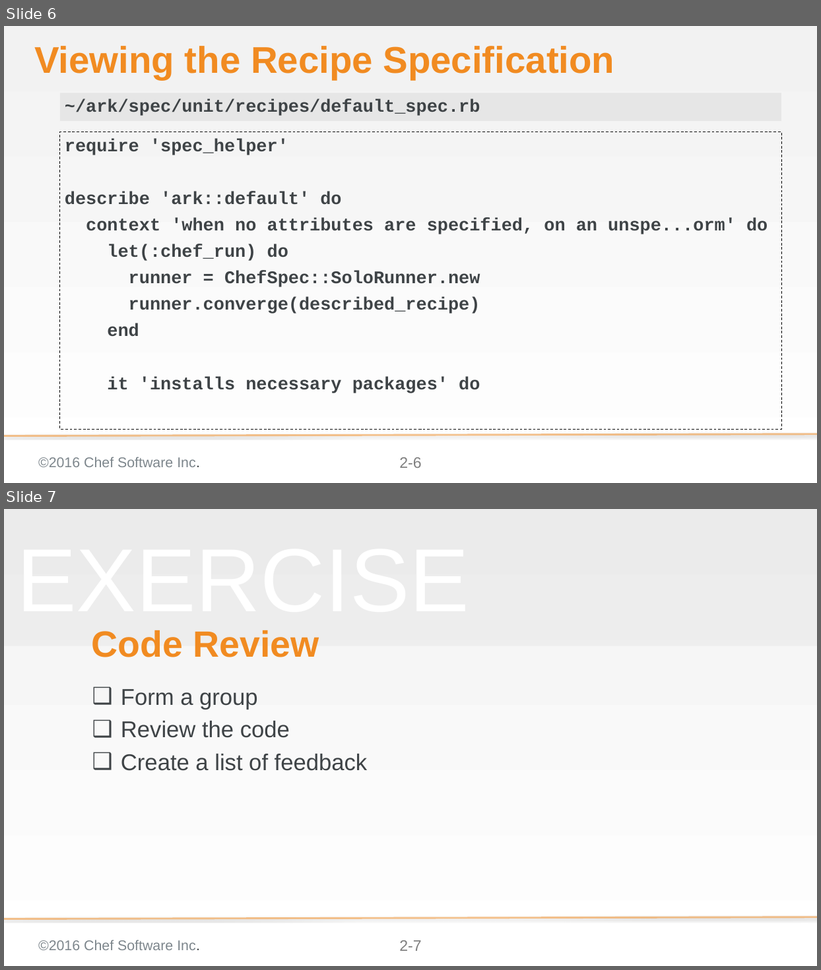
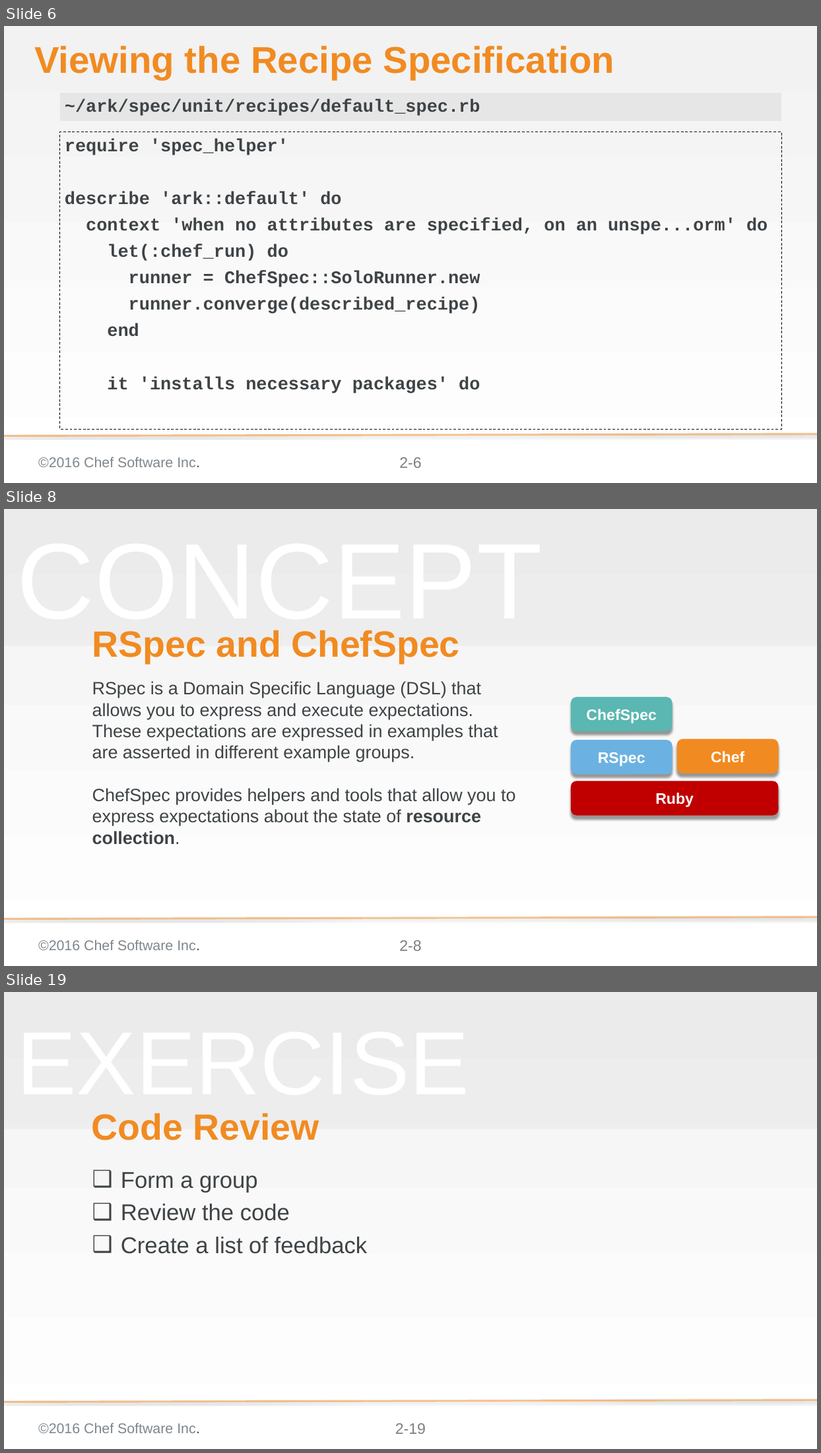
Before and after one commit to chef-training/elegant_tests, a slide deck: 02-code_review.pptx. Shown one above the other, each under a label of ours: slides 6 and 7 before the commit, slides 6, 8 and 19 after it; the slides between them are not shown. The pictures are 821x970 and 821x1453 pixels, drawn with LibreOffice and Linux fonts; fonts in the diff are those of the drawing; background and template pictures are left out. Boxes give left, top, right and bottom in pixels: in the first picture for what was removed or moved away, otherwise in the second. Text is boxed around its words. In the diff, an @@ line names an element or a change of style, - is before the commit and + after.

```diff
--- a/02-code_review.pptx
+++ b/02-code_review.pptx
@@ slide 8 added at bbox=[4, 509, 817, 966], background gradient #F2F2F2 to #FFFFFF; not listed: 4 template elements that a slide beside it also shows @@
@@ text added at bbox=[17, 630, 543, 638], 169.3 pt, text #F2F2F2 at 50% opacity @@
+CONCEPT
@@ title added at bbox=[92, 630, 460, 663], 57.6 pt, text #F18B21, bold @@
+RSpec and ChefSpec
@@ subtitle added at bbox=[92, 681, 516, 845], 28 pt, text #3E4346 @@
+RSpec is a Domain Specific Language (DSL) that allows you to express and execute expectations. These expectations are expressed in examples that are asserted in different example groups.
+ChefSpec provides helpers and tools that allow you to express expectations about the state of resource collection.
@@ group added at bbox=[571, 697, 779, 815]: 4 rounded rectangles @@
+Ruby
+RSpec
+ChefSpec
+Chef
@@ what was slide 7 is now slide 19 @@
@@ page number at bbox=[395, 1424, 426, 1434]: text changed @@
-2-7
+2-19
```
Also in this commit, not shown: 2 slides changed, 11 other slides added.
